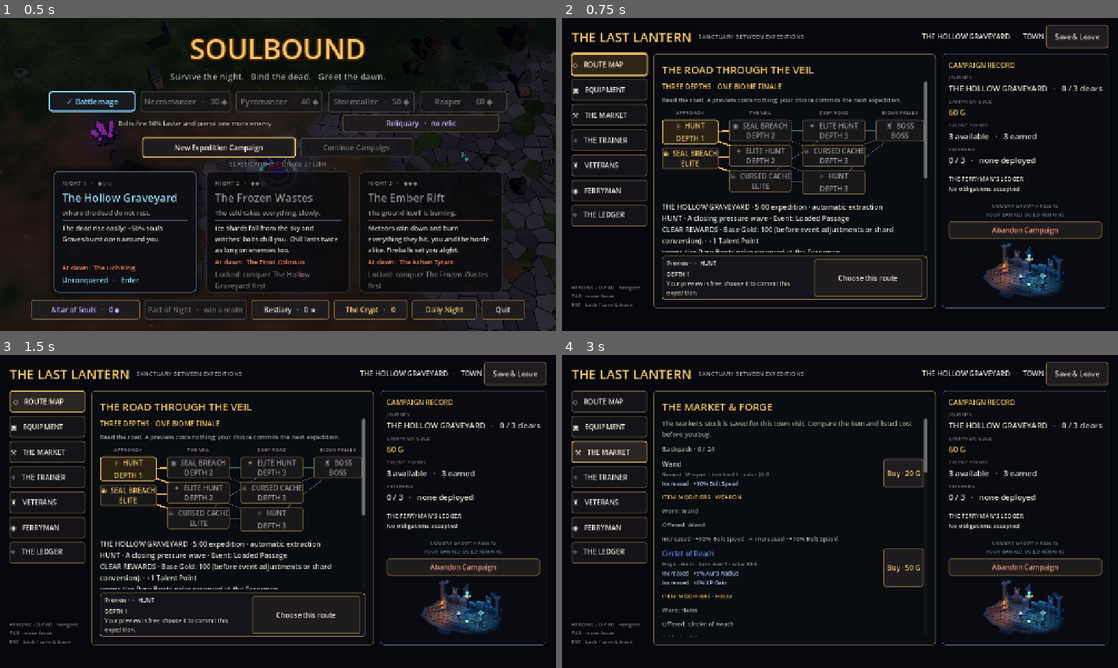
Above: before the commit, frames 1-4 (two rows, left to right).
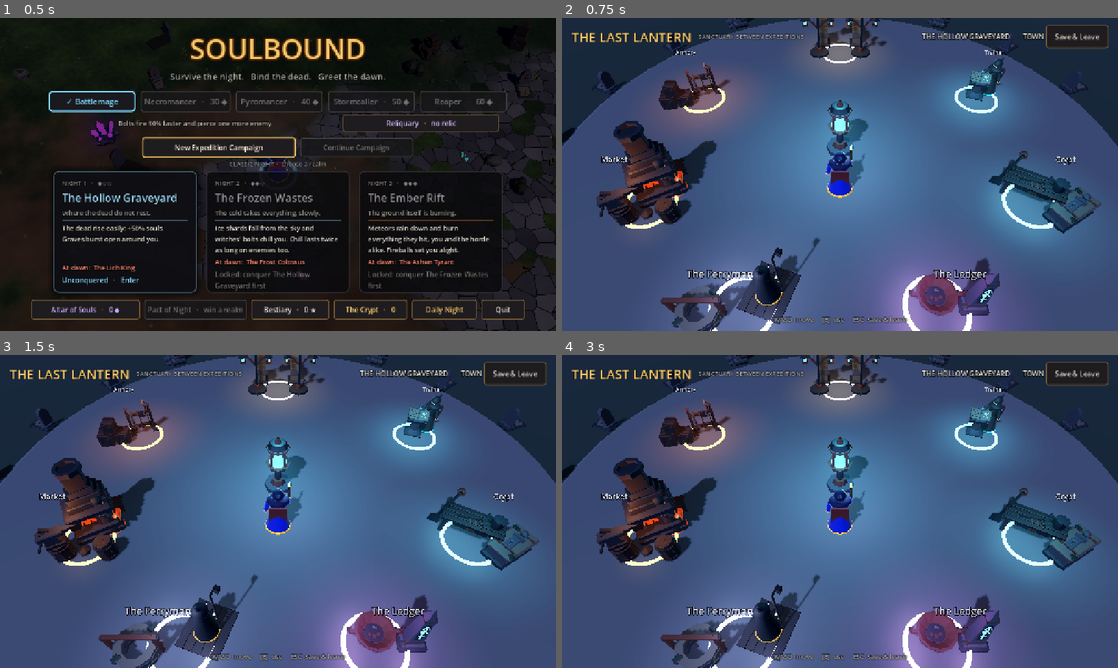
Above: after the commit, the same moments.

Repository: MarkJRogers92/ARPG
Game: Godot game, scene res://scenes/main.tscn
The game is run twice, just before and just after one commit, with the same random seed, the same clock (stepped at 60 frames per second) and the same inputs. Sound files missing from this copy of the repository are replaced by a short silence.
Inputs (mouse positions are in pixels of both pictures, inside the frame that each line leads up to):
- Up to frame 1 (0.5 s): no input
- Up to frame 2 (0.75 s): click "New Expedition Campaign" at 0.5 s
- Up to frame 3 (1.5 s): click (50, 401) at 1.25 s, where only the run before the commit has a clickable "◇ ROUTE MAP"
- Up to frame 4 (3 s): click (612, 426) at 2 s, where only the run before the commit has a clickable "▣ EQUIPMENT"; click (612, 452) at 2.75 s, where only the run before the commit has a clickable "⚒ THE MARKET"

Frame 1 is identical in both runs. In frame 2, 96% of the frame differs, in the area x 0-100%, y 0-100%; in frame 3, 95%; in frame 4, 95%.

Commit message:
Wire walkable sanctuary into CampaignTown
Service panels open as overlays at their stations; Esc closes them.
Event, result and completion phases force the panel. Headless runs keep
the classic menu town (CampaignTown.walk_mode overrides).

Co-Authored-By: Claude Opus 5.5 <noreply@anthropic.com>
Claude-Session: https://claude.ai/code/session_01TXGejhQz8wKbyJEB7eMGQ2

Diff:
--- a/scripts/campaign/campaign_town.gd
+++ b/scripts/campaign/campaign_town.gd
@@ -16,7 +16,19 @@
 	{"id": "ledger", "label": "THE LEDGER", "glyph": "⌖"},
 ]
 
+## -1 auto (walkable town except headless test runs), 0 classic menu, 1 walkable.
+static var walk_mode := -1
+## Phases whose panel must stay on screen until the player resolves it.
+const FORCED_PANEL_PHASES := ["EVENT_PENDING", "RESULT_PENDING", "CAMPAIGN_COMPLETE"]
+
 var _controller: Node
+var _walk: CampaignWalkTown
+var _panel_open := false
+var _backdrop_rect: ColorRect
+var _veil: ColorRect
+var _body_row: HBoxContainer
+var _walk_hint: Label
+var _walk_spacer: Control
 var _state: Dictionary = {}
 var _active_service := "route"
 var _sanctuary: CampaignBackdrop
@@ -72,7 +84,7 @@
 	_state = _controller.snapshot()
 	_render()
 	# Put keyboard and gamepad users on a meaningful control as soon as the town opens.
-	if is_inside_tree() and _service_buttons.has(_active_service):
+	if is_inside_tree() and _service_buttons.has(_active_service) and _body_row.is_visible_in_tree():
 		(_service_buttons[_active_service] as Button).grab_focus()
 
 
@@ -82,6 +94,10 @@
 			get_viewport().set_input_as_handled()
 			return
 		if str(_state.get("phase", "")) in ["EVENT_PENDING", "RESULT_PENDING"]:
+			get_viewport().set_input_as_handled()
+			return
+		if is_instance_valid(_walk) and _panel_open:
+			_close_panel()
 			get_viewport().set_input_as_handled()
 			return
 		if _active_service != "route":
@@ -99,11 +115,13 @@
 	_root.theme = UiStyle.theme()
 	add_child(_root)
 	var backdrop := ColorRect.new()
+	_backdrop_rect = backdrop
 	backdrop.color = Color(0.028, 0.042, 0.065)
 	backdrop.mouse_filter = Control.MOUSE_FILTER_IGNORE
 	backdrop.set_anchors_preset(Control.PRESET_FULL_RECT)
 	_root.add_child(backdrop)
 	var veil := ColorRect.new()
+	_veil = veil
 	veil.set_anchors_preset(Control.PRESET_FULL_RECT)
 	veil.color = Color(0.015, 0.018, 0.035, 0.34)
 	veil.mouse_filter = Control.MOUSE_FILTER_IGNORE
@@ -118,6 +136,7 @@
 	frame.add_child(layout)
 	_build_header(layout)
 	var body := HBoxContainer.new()
+	_body_row = body
 	body.add_theme_constant_override("separation", 14)
 	body.size_flags_vertical = Control.SIZE_EXPAND_FILL
 	layout.add_child(body)
@@ -128,6 +147,61 @@
 	_feedback.custom_minimum_size.y = 24
 	_feedback.add_theme_color_override("font_color", Color(1.0, 0.72, 0.48))
 	layout.add_child(_feedback)
+	if walking_enabled():
+		_build_walk(layout)
+
+
+static func walking_enabled() -> bool:
+	return walk_mode == 1 or (walk_mode == -1 and DisplayServer.get_name() != "headless")
+
+
+## The walkable sanctuary sits behind this CanvasLayer; service panels become
+## overlays opened at their stations (see docs/expedition_campaign/WALKABLE_TOWN.md).
+func _build_walk(layout: Control) -> void:
+	_walk = CampaignWalkTown.new()
+	_walk.name = "WalkableSanctuary"
+	add_child(_walk)
+	_walk.station_used.connect(_open_station)
+	_backdrop_rect.visible = false
+	if is_instance_valid(_sanctuary):
+		_sanctuary.visible = false
+	_walk_spacer = Control.new()
+	_walk_spacer.size_flags_vertical = Control.SIZE_EXPAND_FILL
+	_walk_spacer.mouse_filter = Control.MOUSE_FILTER_IGNORE
+	layout.add_child(_walk_spacer)
+	_walk_hint = UiStyle.label(15)
+	_walk_hint.horizontal_alignment = HORIZONTAL_ALIGNMENT_CENTER
+	_walk_hint.text = "%s  move     %s  use     ESC  save & leave" % ["WASD", Controls.tag("interact")]
+	_walk_hint.modulate = Color(1, 1, 1, 0.7)
+	layout.add_child(_walk_hint)
+
+
+func _open_station(id: String) -> void:
+	_active_service = id
+	_panel_open = true
+	_render()
+	if _service_buttons.has(id):
+		(_service_buttons[id] as Button).grab_focus.call_deferred()
+
+
+func _close_panel() -> void:
+	_panel_open = false
+	_render()
+	get_viewport().gui_release_focus()
+
+
+## Walk mode: the panel row shows only while a service is open or a phase
+## demands an answer; otherwise the hero walks the plaza.
+func _apply_walk_layout() -> void:
+	if not is_instance_valid(_walk):
+		return
+	var panel_visible := _panel_open or str(_state.get("phase", "TOWN")) in FORCED_PANEL_PHASES
+	_body_row.visible = panel_visible
+	_veil.visible = panel_visible
+	_walk_spacer.visible = not panel_visible
+	_walk_hint.visible = not panel_visible
+	_walk.walking = not panel_visible
+	_walk.present(_state)
 
 
 func _build_header(parent: Control) -> void:
@@ -321,6 +395,7 @@
 
 func _select_service(id: String) -> void:
 	_active_service = id
+	_panel_open = true
 	_render()
 
 
@@ -344,6 +419,7 @@
 func _render() -> void:
 	if not is_instance_valid(_root):
 		return
+	_apply_walk_layout()
 	if is_instance_valid(_sanctuary):
 		_sanctuary.present(_state)
 	var biome_names := ["THE HOLLOW GRAVEYARD", "THE FROZEN WASTES", "THE EMBER RIFT"]
@@ -1529,6 +1605,7 @@
 	var response := _command("resolve_event", [choice_id, "", _event_selection.duplicate(true)])
 	if response.get("ok", false) and event_id == "honest_ferryman" and choice_id == "view":
 		_active_service = "ledger"
+		_panel_open = true
 		_render()
 
 
